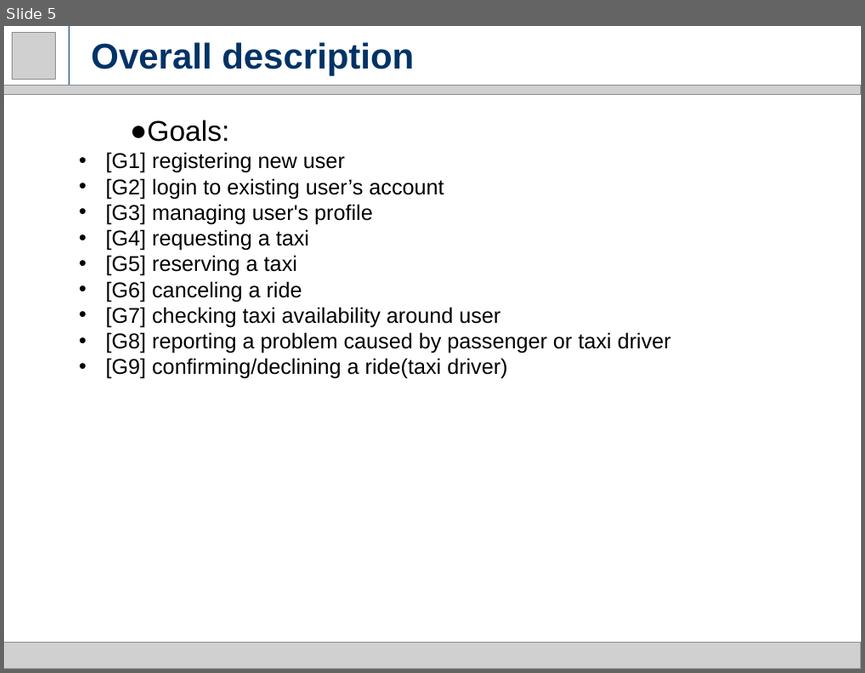
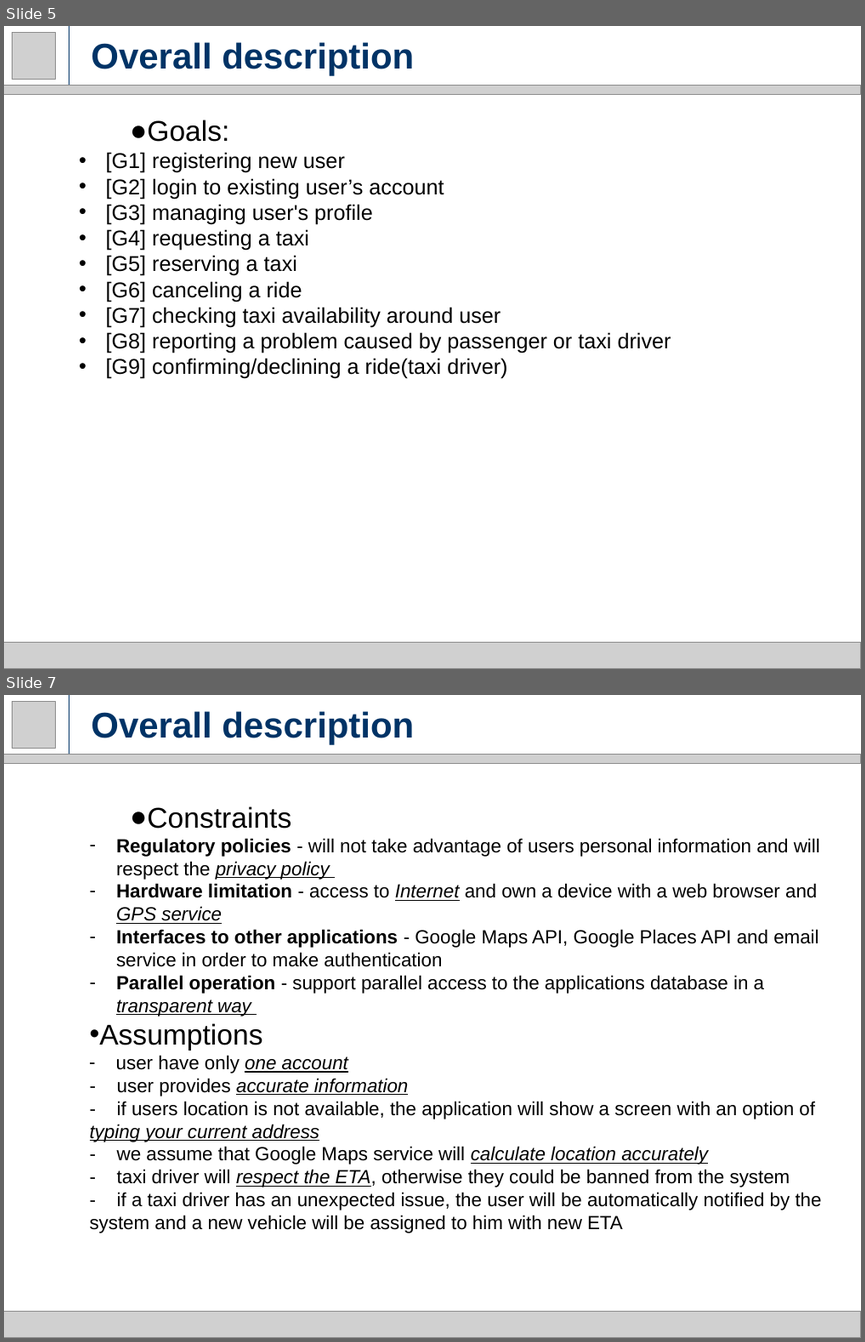
Before and after one commit to milica13629/SW2015, a slide deck: RASD.pptx. Shown one above the other, each under a label of ours: slide 5 before the commit, slides 5 and 7 after it; the slides between them are not shown. The pictures are 865x673 and 865x1342 pixels, drawn with LibreOffice and Linux fonts; fonts in the diff are those of the drawing; grey boxes stand for pictures. Boxes give left, top, right and bottom in pixels: in the first picture for what was removed or moved away, otherwise in the second. Text is boxed around its words. In the diff, an @@ line names an element or a change of style, - is before the commit and + after.

```diff
--- a/RASD.pptx
+++ b/RASD.pptx
@@ slide 7 added at bbox=[4, 695, 861, 1338], background #FFFFFF @@
@@ picture added at bbox=[12, 701, 55, 748] @@
@@ line added from (69, 755) to (69, 695), #003366 0.75 pt @@
@@ title added at bbox=[91, 711, 414, 745], 30 pt, text #003366, bold @@
+Overall description
@@ picture added at bbox=[4, 755, 861, 764] @@
@@ text added at bbox=[90, 806, 822, 1233], 16 pt, text #000000 @@
+● Constraints
+                – Regulatory policies - will not take advantage of users personal information and will respect the privacy policy
+                – Hardware limitation - access to Internet and own a device with a web browser and GPS service
+                – Interfaces to other applications - Google Maps API, Google Places API and email service in order to make authentication
+                – Parallel operation - support parallel access to the applications database in a transparent way
+                • Assumptions
+                – user have only one account
+                - user provides accurate information
+                - if users location is not available, the application will show a screen with an option of typing your current address
+                - we assume that Google Maps service will calculate location accurately
+                - taxi driver will respect the ETA, otherwise they could be banned from the system
+                - if a taxi driver has an unexpected issue, the user will be automatically notified by the system and a new vehicle will be assigned to him with new ETA
@@ picture added at bbox=[4, 1311, 861, 1338] @@
```
Also in this commit, not shown: 11 slides changed, 10 other slides added, 1 slide removed.
